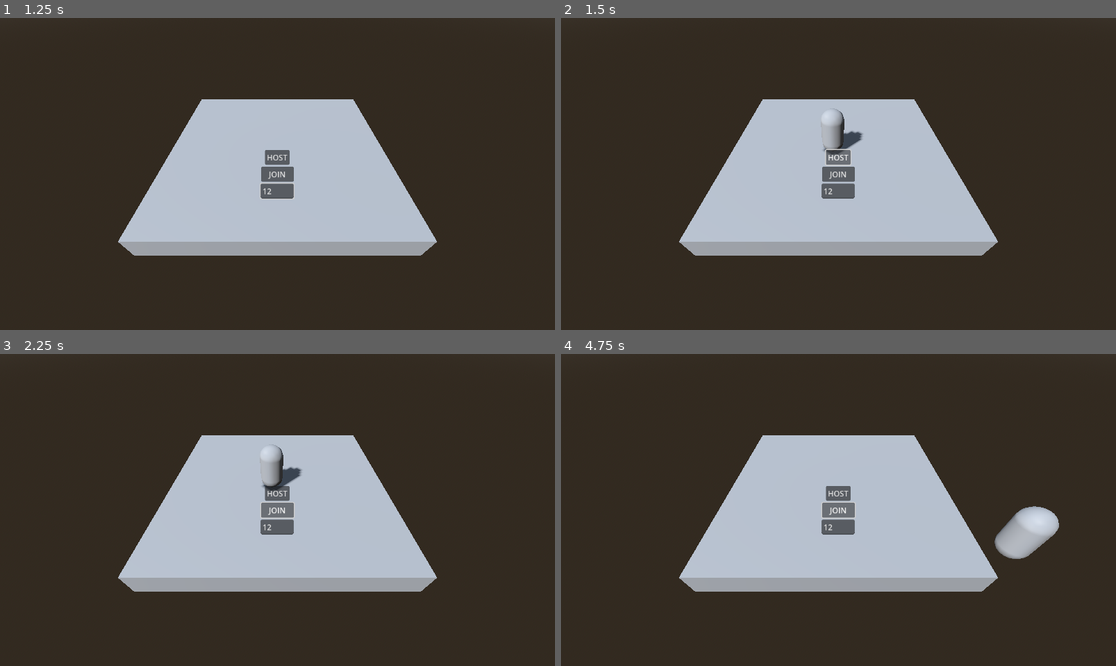
Above: before the commit, frames 1-4 (two rows, left to right).
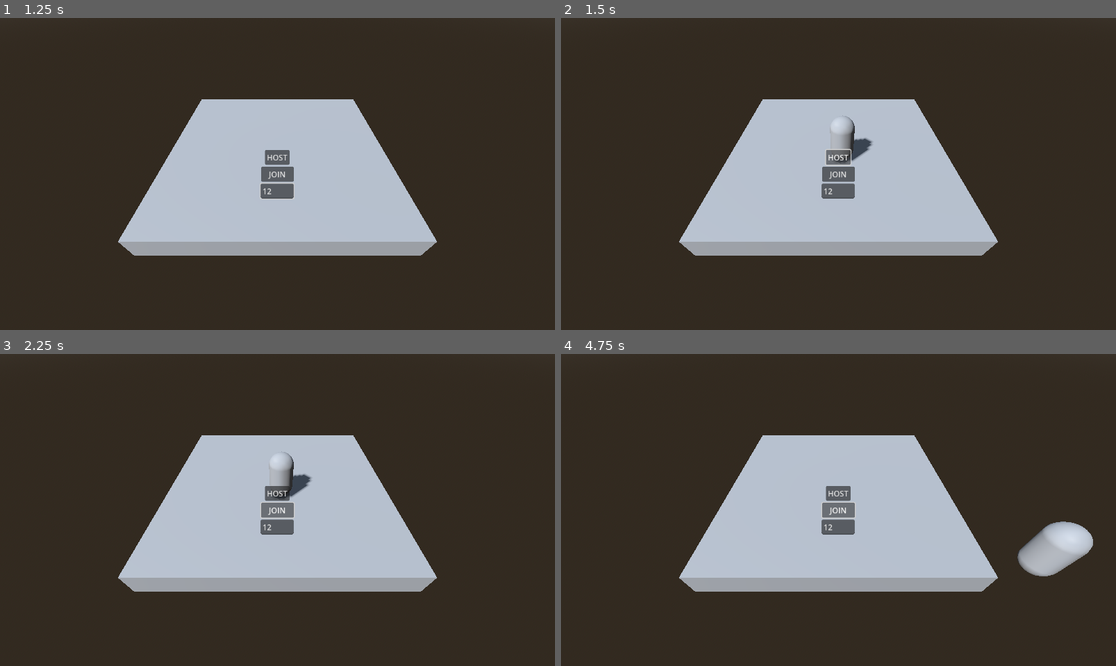
Above: after the commit, the same moments.

Repository: LeonStansfield/Basic-Godot-Multiplayer-Framework
Game: Godot game, scene res://Scenes/main.tscn
Two runs of this game, one before a commit and one after it. Both use one fixed random seed, a clock stepped at 60 frames per second and the inputs below.
Inputs (mouse positions are in pixels of both pictures, inside the frame that each line leads up to):
- Up to frame 1 (1.25 s): click (277, 189) at 0.52 s; type "12" at 0.6 s
- Up to frame 2 (1.5 s): click "HOST" at 1.25 s
- Up to frame 3 (2.25 s): click "JOIN" at 2 s
- Up to frame 4 (4.75 s): hold D (move_right) 2.78-3.53 s; hold S (move_back) 3.53-4.28 s; hold D (move_right) from 4.28 s (still down)

Frame 1 is identical in both runs. In frame 2, 0.7% of the frame differs, in the area x 46-57%, y 28-47%; in frame 3, 0.7%; in frame 4, 2.5%, in the area x 78-96%, y 48-72%.

Commit message:
Fix bug in peer spawning

Diff:
--- a/scripts/main.gd
+++ b/scripts/main.gd
@@ -9,63 +9,111 @@
 const MAX_PLAYERS = 4
 var player_scene = preload("res://Prefabs/player.tscn")
 
+# Keep track of spawned players (peer_id -> node)
+var players: Dictionary = {}
+
 func _ready():
 	host_button.pressed.connect(host_game)
 	join_button.pressed.connect(join_game)
-	multiplayer.connected_to_server.connect(_on_connected)
-	multiplayer.peer_connected.connect(_on_peer_connected)
+
+	multiplayer.connected_to_server.connect(_on_connected_to_server)
+	multiplayer.connection_failed.connect(_on_connection_failed)
+	multiplayer.server_disconnected.connect(_on_server_disconnected)
+
+	multiplayer.peer_connected.connect(_on_peer_connected)       # Fires on server
+	multiplayer.peer_disconnected.connect(_on_peer_disconnected) # Fires on server
 
 func host_game():
-	var peer = ENetMultiplayerPeer.new()
+	var peer := ENetMultiplayerPeer.new()
 	peer.create_server(PORT, MAX_PLAYERS)
 	multiplayer.multiplayer_peer = peer
 	print("Hosting on port %d" % PORT)
-	spawn_player(multiplayer.get_unique_id())
+
+	# Host spawns itself locally
+	spawn_local(multiplayer.get_unique_id())
 
 func join_game():
-	var ip = ip_input.text.strip_edges()
-	var peer = ENetMultiplayerPeer.new()
-	var err = peer.create_client(ip, PORT)
+	var ip: String = ip_input.text.strip_edges()
+	var peer := ENetMultiplayerPeer.new()
+	var err := peer.create_client(ip, PORT)
 	if err != OK:
-		print("Failed to connect")
+		print("Failed to create client peer")
 		return
 	multiplayer.multiplayer_peer = peer
 	print("Connecting to %s..." % ip)
 
-func _on_connected():
+func _on_connected_to_server():
 	print("Connected to server")
-	# When client connects, spawn their own player
-	spawn_player(multiplayer.get_unique_id())
+	# Client spawns itself locally
+	spawn_local(multiplayer.get_unique_id())
 
-func _on_peer_connected(id):
+func _on_connection_failed():
+	print("Connection failed")
+
+func _on_server_disconnected():
+	print("Disconnected from server")
+
+func _on_peer_connected(id: int):
+	# SERVER ONLY: a new client arrived.
+	if !multiplayer.is_server():
+		return
+
 	print("Peer connected: %d" % id)
-	# Host sends the new peer a list of all existing players
-	if multiplayer.is_server():
-		_send_existing_players.rpc_id(id)
-		# Then tell everyone to spawn the new player
-		spawn_player.rpc(id)
+
+	# 1) Server spawns the NEW client's player locally
+	spawn_local(id)
+
+	# 2) Tell the new client to spawn all EXISTING players (including host and any other clients)
+	for existing_id in players.keys():
+		# New client will create a matching node with the same deterministic name.
+		if existing_id != id:
+			spawn_remote.rpc_id(id, existing_id)
+
+	# 3) Tell EVERYONE (including the new client) to spawn the NEW client
+	spawn_remote.rpc(id)
+
+func _on_peer_disconnected(id: int):
+	# SERVER ONLY: clean up on disconnect, tell everyone to despawn
+	if !multiplayer.is_server():
+		return
+	print("Peer disconnected: %d" % id)
+	despawn_remote.rpc(id)       # tell all clients
+	despawn_local(id)            # also remove on server
+
+func spawn_local(peer_id: int):
+	if players.has(peer_id):
+		return # already spawned
+
+	var p := player_scene.instantiate()
+
+	# Deterministic name so both sides share the same NodePath
+	p.name = "Player_%s" % str(peer_id)
+
+	# Add to the same parent path on all peers BEFORE setting transforms
+	add_child(p)
+
+	# Assign authority BEFORE any RPCs run
+	p.set_multiplayer_authority(peer_id)
+
+	# Now safe to position (node is inside tree)
+	if is_instance_valid(start_area):
+		p.global_position = start_area.global_position + Vector3(randf() * 5.0, 0.0, randf() * 5.0)
+
+	players[peer_id] = p
+	print("Spawned local player node for peer %d" % peer_id)
 
 @rpc("authority")
-func _send_existing_players():
-	# This runs on the client that just connected
-	var players = []
-	for child in get_children():
-		if child is CharacterBody3D:
-			players.append(child.get_multiplayer_authority())
-	# Spawn all players we know about (host and others)
-	for peer_id in players:
-		if peer_id != multiplayer.get_unique_id():
-			spawn_player(peer_id)
+func spawn_remote(peer_id: int):
+	# Runs on clients when server tells them to spawn someone
+	spawn_local(peer_id)
 
-@rpc("any_peer")
-func spawn_player(peer_id):
-	# If player already exists, skip
-	for child in get_children():
-		if child is CharacterBody3D and child.get_multiplayer_authority() == peer_id:
-			return
-	var player = player_scene.instantiate()
-	# Randomize spawn position slightly
-	player.global_position = start_area.global_position + Vector3(randf() * 5, 0, randf() * 5)
-	add_child(player)
-	player.set_multiplayer_authority(peer_id)
-	print("Spawned player for peer %d" % peer_id)
+@rpc("authority")
+func despawn_remote(peer_id: int):
+	despawn_local(peer_id)
+
+func despawn_local(peer_id: int):
+	if players.has(peer_id):
+		var n: Node = players[peer_id]
+		if is_instance_valid(n):
+			n.queue_free()
+		players.erase(peer_id)
--- a/scripts/player.gd
+++ b/scripts/player.gd
@@ -1,31 +1,31 @@
 extends CharacterBody3D
 
 @export var speed: float = 5.0
-@onready var cam = $Camera3D
+@onready var cam: Camera3D = get_node_or_null("Camera3D")
 
 func _ready():
-	# Disable camera for remote players
-	if !is_multiplayer_authority():
-		if cam:
-			cam.current = false
+	# Camera is optional; only enable on local authority
+	if cam:
+		cam.current = is_multiplayer_authority()
 
-func _physics_process(delta):
-	if is_multiplayer_authority():  # Only local player controls movement
-		var dir = Vector3.ZERO
-		if Input.is_action_pressed("move_forward"): dir.z -= 1
-		if Input.is_action_pressed("move_back"): dir.z += 1
-		if Input.is_action_pressed("move_left"): dir.x -= 1
-		if Input.is_action_pressed("move_right"): dir.x += 1
+func _physics_process(delta: float) -> void:
+	if is_multiplayer_authority():
+		var dir := Vector3.ZERO
+		if Input.is_action_pressed("move_forward"): dir.z -= 1.0
+		if Input.is_action_pressed("move_back"):    dir.z += 1.0
+		if Input.is_action_pressed("move_left"):    dir.x -= 1.0
+		if Input.is_action_pressed("move_right"):   dir.x += 1.0
+		dir = dir.normalized()
 
-		dir = dir.normalized()
 		velocity.x = dir.x * speed
 		velocity.z = dir.z * speed
 		move_and_slide()
 
-		# Send transform to others
+		# Broadcast our transform to everyone (unreliable is fine for movement)
 		update_position.rpc(global_transform)
 
 @rpc("any_peer", "unreliable")
-func update_position(new_transform: Transform3D):
+func update_position(new_transform: Transform3D) -> void:
+	# Only remote proxies should apply incoming transforms
 	if !is_multiplayer_authority():
 		global_transform = new_transform
